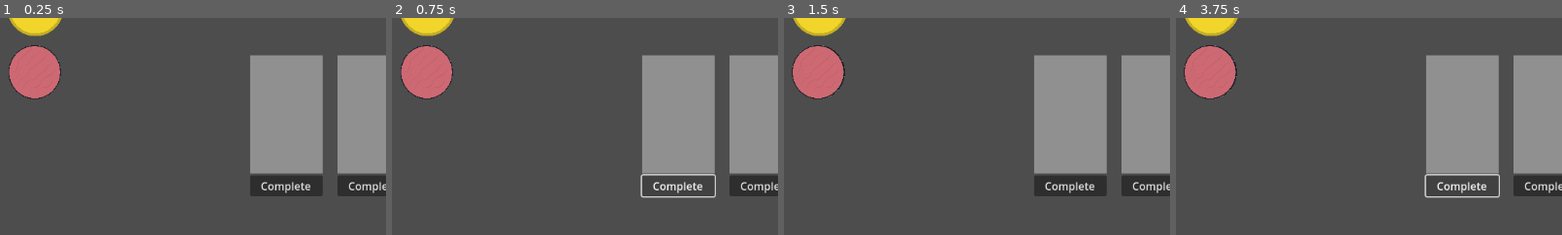
Above: before the commit, frames 1-4 (left to right).
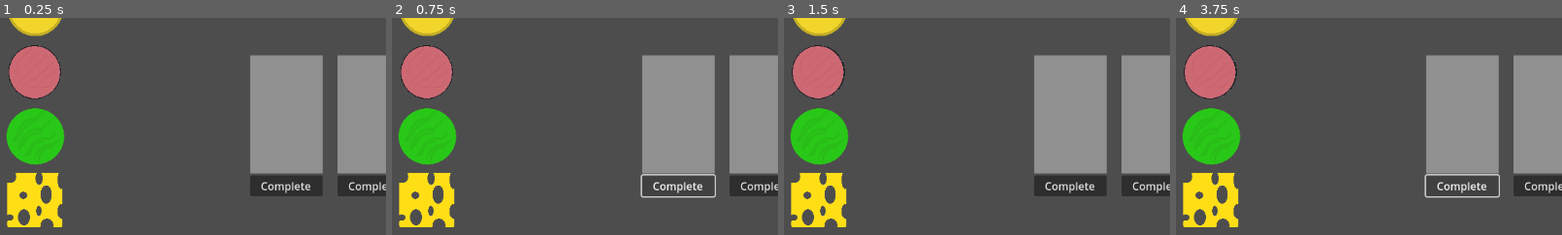
Above: after the commit, the same moments.

Repository: Logan-Flash/Chefs-Up
Game: Godot game, scene res://game_scene.tscn
Same seed, same stepped clock (60 frames per second), same inputs: the game is played once before the commit and once after it.
Inputs (mouse positions are % of the whole screen's width and height, from its top left):
- Up to frame 1 (0.25 s): no input
- Up to frame 2 (0.75 s): click "Complete" at 0.5 s
- Up to frame 3 (1.5 s): click (4, 42) at 1.27 s
- Up to frame 4 (3.75 s): click "EndRound" at 2 s; click "EndRound" at 2.75 s; click "Complete" at 3.5 s
The pictures show only the part of the screen within x 0-50%, y 30-80%; the shares and areas given below are measured in that part.

The runs differ from the first frame. In frame 1, 5.8% of the frame differs, in the area x 1-17%, y 41-97%; in frame 2, 5.8%; in frame 3, 5.8%; in frame 4, 5.8%.

Commit message:
Added lettuce and cheese
- Added lettuce and cheese to the game_scene

Diff:
--- /dev/null
+++ b/cheese.tscn
@@ -0,0 +1,36 @@
+[gd_scene load_steps=5 format=3 uid="uid://b3t4oqra8w381"]
+
+[ext_resource type="Script" path="res://item.gd" id="1_0822b"]
+[ext_resource type="Texture2D" uid="uid://bky2bd5osq1k5" path="res://Art/Cheese.png" id="2_km8jp"]
+[ext_resource type="Script" path="res://item_ref.gd" id="3_jn08j"]
+
+[sub_resource type="CircleShape2D" id="CircleShape2D_u3uuq"]
+radius = 4.24264
+
+[node name="Cheese" type="Node2D"]
+script = ExtResource("1_0822b")
+item_name = "Cheese"
+holder_position = Vector2(55, 467)
+
+[node name="Sprite2D" type="Sprite2D" parent="."]
+scale = Vector2(0.1, 0.1)
+texture = ExtResource("2_km8jp")
+
+[node name="Button" type="Button" parent="."]
+self_modulate = Color(1, 1, 1, 0)
+offset_left = -40.0
+offset_top = -40.0
+offset_right = 39.0
+offset_bottom = 39.0
+
+[node name="CheeseArea2D" type="Area2D" parent="." node_paths=PackedStringArray("item_ref")]
+script = ExtResource("3_jn08j")
+item_ref = NodePath("..")
+
+[node name="CollisionShape2D" type="CollisionShape2D" parent="CheeseArea2D"]
+shape = SubResource("CircleShape2D_u3uuq")
+
+[connection signal="button_down" from="Button" to="." method="_on_button_button_down"]
+[connection signal="button_up" from="Button" to="." method="_on_button_button_up"]
+[connection signal="body_entered" from="CheeseArea2D" to="." method="_on_area_2d_body_entered"]
+[connection signal="body_exited" from="CheeseArea2D" to="." method="_on_area_2d_body_exited"]
--- a/game_scene.tscn
+++ b/game_scene.tscn
@@ -6,6 +6,8 @@
 [ext_resource type="Script" path="res://order_tray.gd" id="4_3t63p"]
 [ext_resource type="PackedScene" uid="uid://bqkr6lg28uv5f" path="res://burger.tscn" id="5_pqdkt"]
 [ext_resource type="PackedScene" uid="uid://bqhx28iksc84a" path="res://bun.tscn" id="6_gnxu2"]
+[ext_resource type="PackedScene" uid="uid://ddg84tm1j7g6f" path="res://lettuce.tscn" id="7_y6uxr"]
+[ext_resource type="PackedScene" uid="uid://b3t4oqra8w381" path="res://cheese.tscn" id="8_kpx8k"]
 
 [sub_resource type="CanvasTexture" id="CanvasTexture_o0hcr"]
 
@@ -229,6 +231,12 @@
 [node name="Bun" parent="." instance=ExtResource("6_gnxu2")]
 position = Vector2(55, 179)
 
+[node name="Lettuce" parent="." instance=ExtResource("7_y6uxr")]
+position = Vector2(55, 368)
+
+[node name="Cheese" parent="." instance=ExtResource("8_kpx8k")]
+position = Vector2(55, 467)
+
 [connection signal="area_entered" from="OrderTray1/Area2D" to="OrderTray1" method="_on_area_2d_area_entered"]
 [connection signal="area_exited" from="OrderTray1/Area2D" to="OrderTray1" method="_on_area_2d_area_exited"]
 [connection signal="button_up" from="OrderTray1/Button" to="OrderTray1" method="_on_button_button_up"]
--- /dev/null
+++ b/lettuce.tscn
@@ -0,0 +1,36 @@
+[gd_scene load_steps=5 format=3 uid="uid://ddg84tm1j7g6f"]
+
+[ext_resource type="Script" path="res://item.gd" id="1_j7ipi"]
+[ext_resource type="Texture2D" uid="uid://cv08451dbhs6h" path="res://Art/Lettuce.png" id="2_ts65h"]
+[ext_resource type="Script" path="res://item_ref.gd" id="3_cdmo4"]
+
+[sub_resource type="CircleShape2D" id="CircleShape2D_u3uuq"]
+radius = 4.24264
+
+[node name="Lettuce" type="Node2D"]
+script = ExtResource("1_j7ipi")
+item_name = "Lettuce"
+holder_position = Vector2(55, 368)
+
+[node name="Sprite2D" type="Sprite2D" parent="."]
+scale = Vector2(0.1, 0.1)
+texture = ExtResource("2_ts65h")
+
+[node name="Button" type="Button" parent="."]
+self_modulate = Color(1, 1, 1, 0)
+offset_left = -40.0
+offset_top = -40.0
+offset_right = 39.0
+offset_bottom = 39.0
+
+[node name="LettuceArea2D" type="Area2D" parent="." node_paths=PackedStringArray("item_ref")]
+script = ExtResource("3_cdmo4")
+item_ref = NodePath("..")
+
+[node name="CollisionShape2D" type="CollisionShape2D" parent="LettuceArea2D"]
+shape = SubResource("CircleShape2D_u3uuq")
+
+[connection signal="button_down" from="Button" to="." method="_on_button_button_down"]
+[connection signal="button_up" from="Button" to="." method="_on_button_button_up"]
+[connection signal="body_entered" from="LettuceArea2D" to="." method="_on_area_2d_body_entered"]
+[connection signal="body_exited" from="LettuceArea2D" to="." method="_on_area_2d_body_exited"]
Not shown: 1 places in game_scene.tscn that only renumber resources
